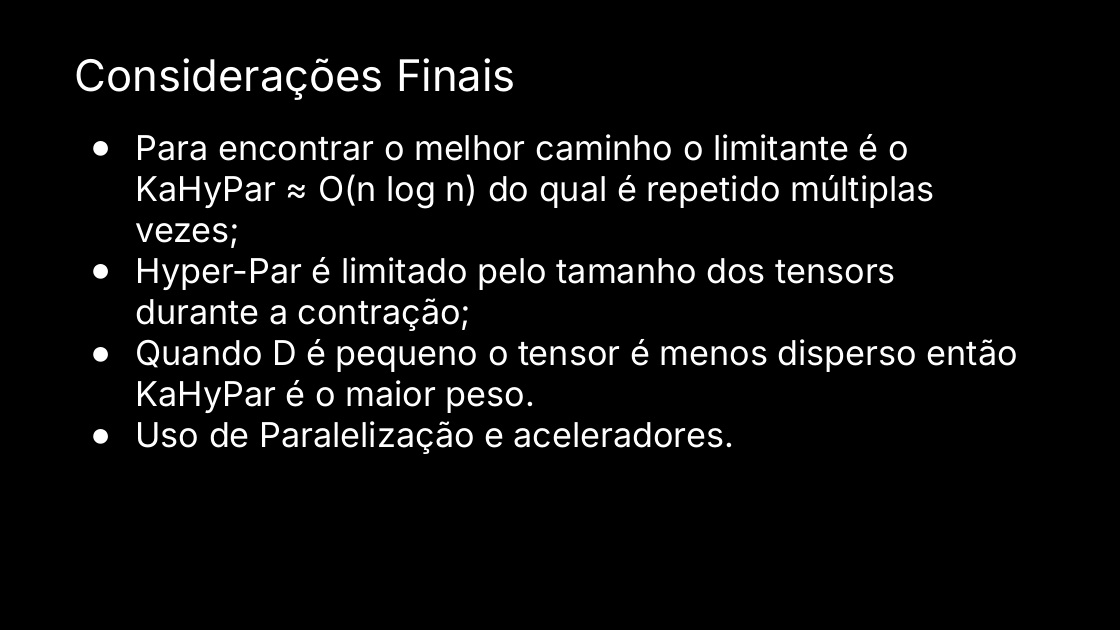
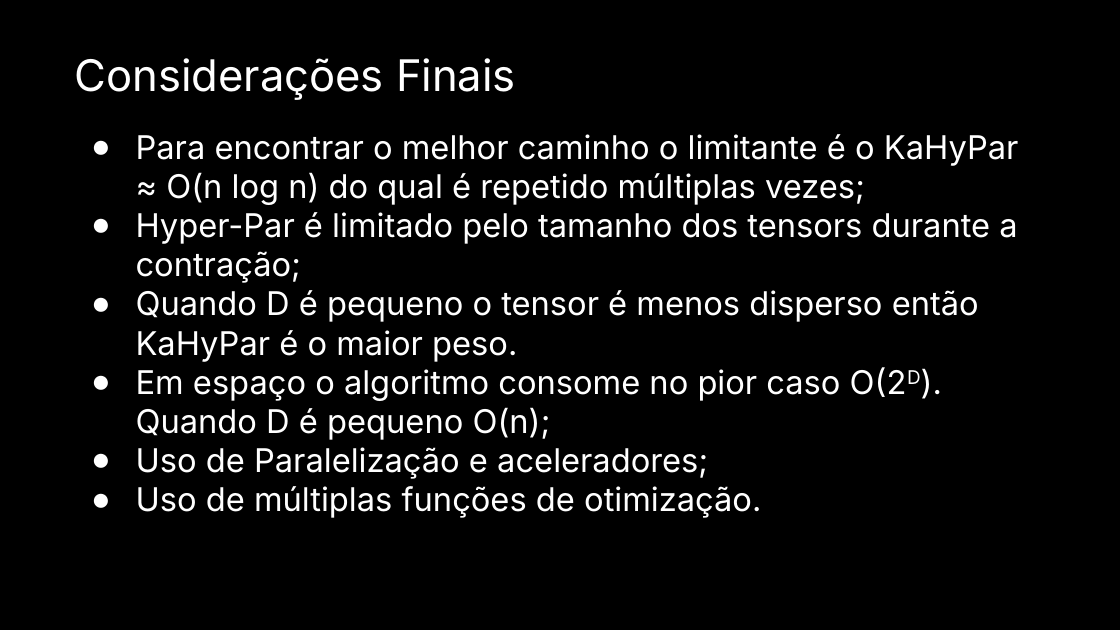
Before and after one commit to Dpbm/mestrado-aulas, a slide deck: slide 36 of algoritmos/projeto-seminario/Seminário.pptx. Drawn at 1120x630 pixels with LibreOffice and Linux fonts; fonts in the diff are those of the drawing. Boxes give left, top, right and bottom in pixels: in the first picture for what was removed or moved away, otherwise in the second. Text is boxed around its words. In the diff, an @@ line names an element or a change of style, - is before the commit and + after.

```diff
--- a/algoritmos/projeto-seminario/Seminário.pptx
+++ b/algoritmos/projeto-seminario/Seminário.pptx
@@ text at (x1=136, y1=134, x2=1019, y2=362): size 22 to 21 pt in "Para encontrar o melhor caminho o limitante ...", "Hyper-Par é limitado pelo tamanho dos tensors ...", "Quando D é pequeno o tensor é ..." @@
@@ text at (x1=136, y1=367, x2=907, y2=518): text changed; size 22 to 21 pt @@
-● Uso de Paralelização e aceleradores.
+● Em espaço o algoritmo consome no pior caso O(2D). Quando D é pequeno O(n);
+● Uso de Paralelização e aceleradores;
+● Uso de múltiplas funções de otimização.
```
Also in this commit, not shown: 12 other slides changed, 2 other files.
